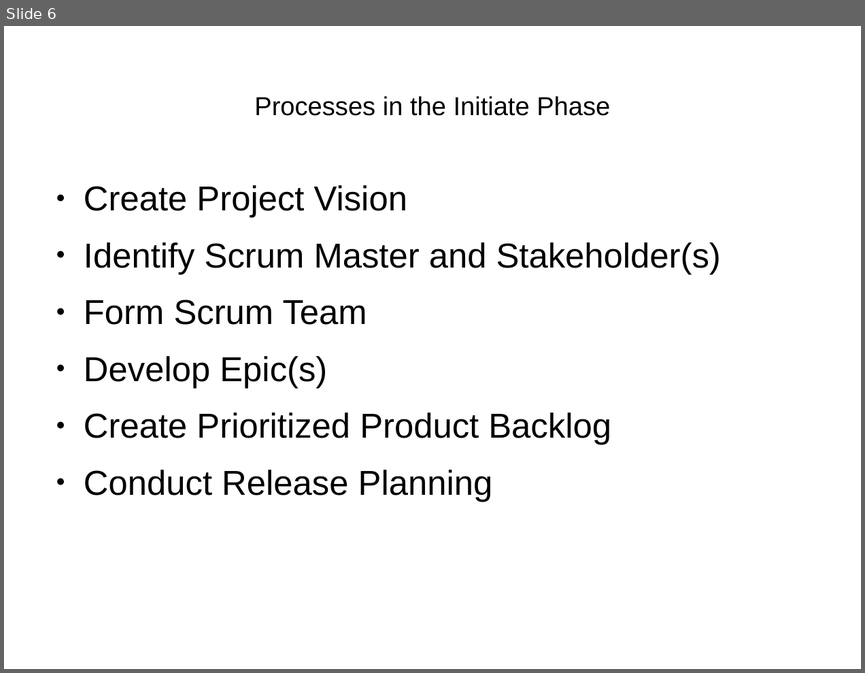
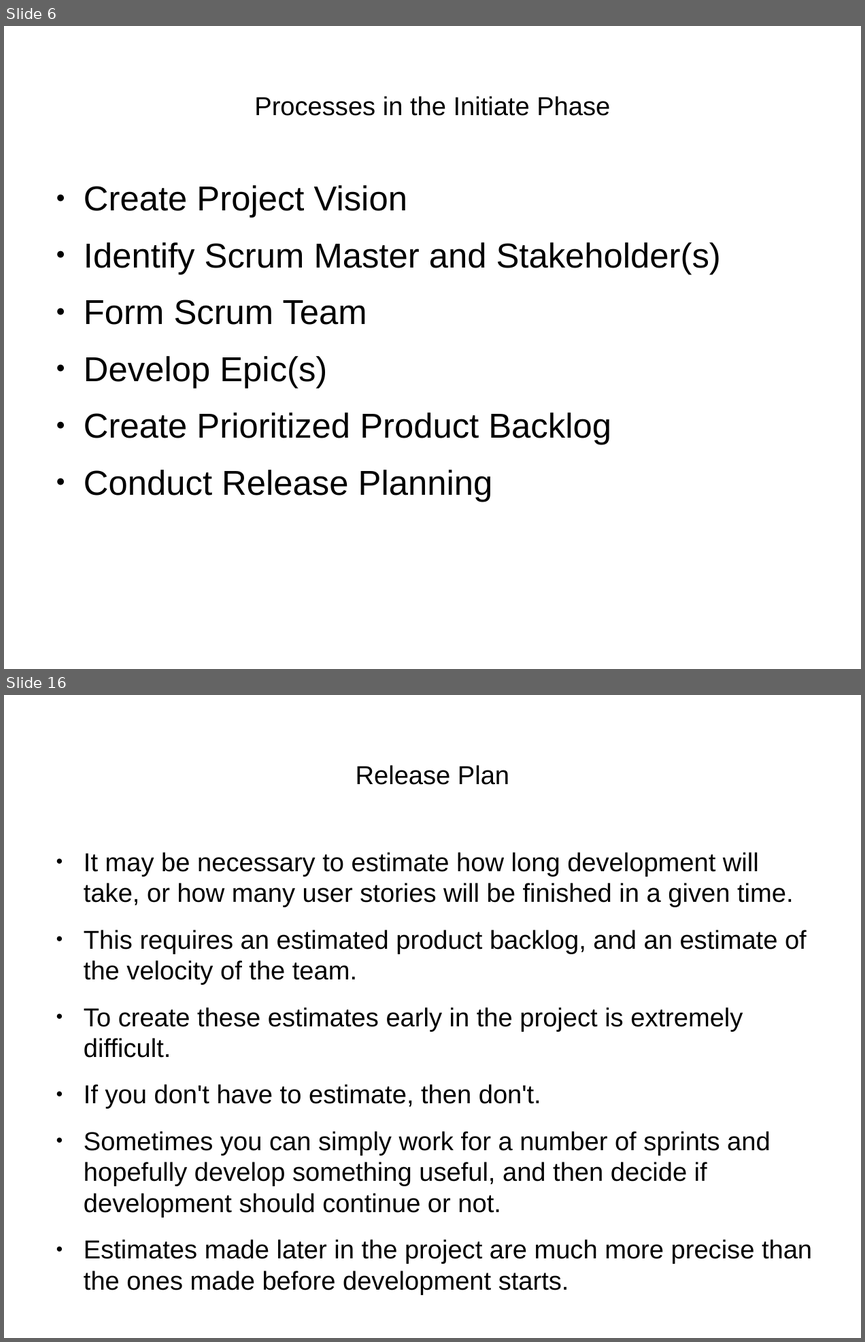
Before and after one commit to henrikarro/uu, a slide deck: 1DL251/project/requirements-presentation.odp. Shown one above the other, each under a label of ours: slide 6 before the commit, slides 6 and 16 after it; the slides between them are not shown. The pictures are 865x673 and 865x1342 pixels, drawn with LibreOffice and Linux fonts; fonts in the diff are those of the drawing. Boxes give left, top, right and bottom in pixels: in the first picture for what was removed or moved away, otherwise in the second. Text is boxed around its words. In the diff, an @@ line names an element or a change of style, - is before the commit and + after.

```diff
--- a/1DL251/project/requirements-presentation.odp
+++ b/1DL251/project/requirements-presentation.odp
@@ slide 16 added at <box>4,695,861,1338</box>, background #FFFFFF @@
@@ title added at <box>356,765,509,785</box>, 24 pt, text #000000 @@
+Release Plan
@@ text added at <box>84,852,812,1263</box>, 24 pt, text #000000 @@
+● It may be necessary to estimate how long development will take, or how many user stories will be finished in a given time.
+● This requires an estimated product backlog, and an estimate of the velocity of the team.
+● To create these estimates early in the project is extremely difficult.
+● If you don't have to estimate, then don't.
+● Sometimes you can simply work for a number of sprints and hopefully develop something useful, and then decide if development should continue or not.
+● Estimates made later in the project are much more precise than the ones made before development starts.
```
Also in this commit, not shown: 2 slides changed, 11 other slides added, 1 other file.
